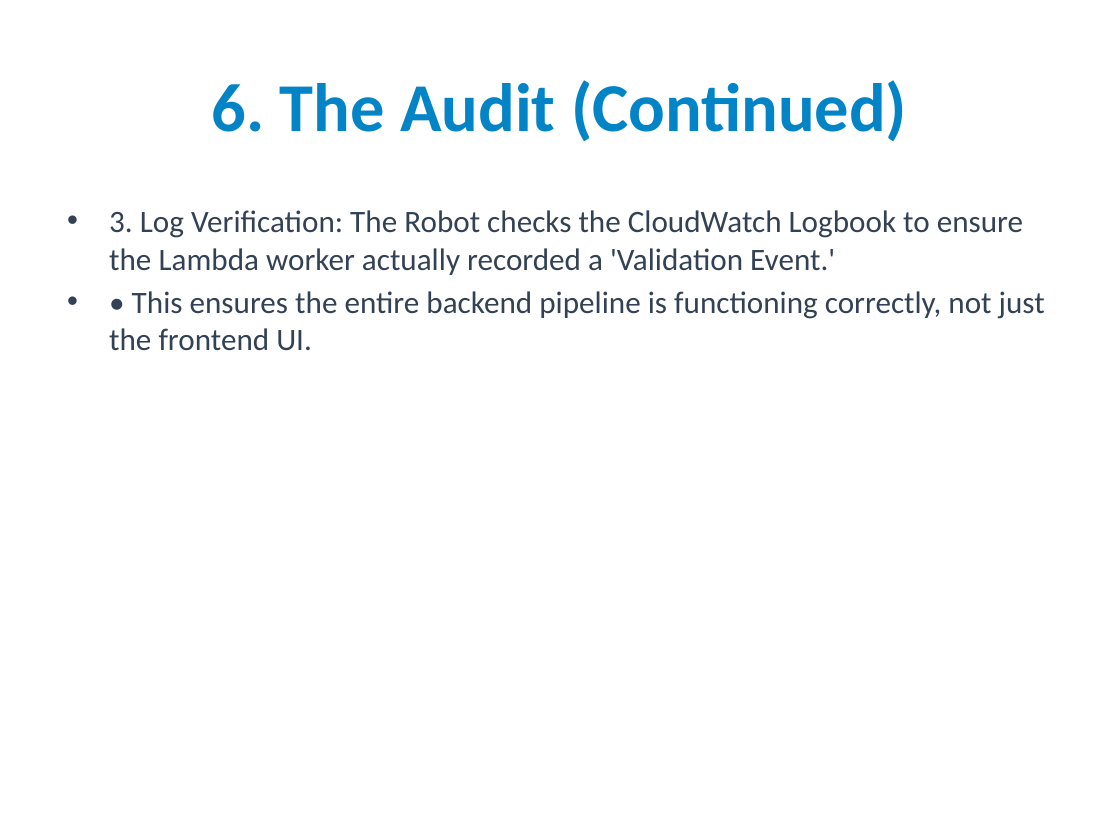
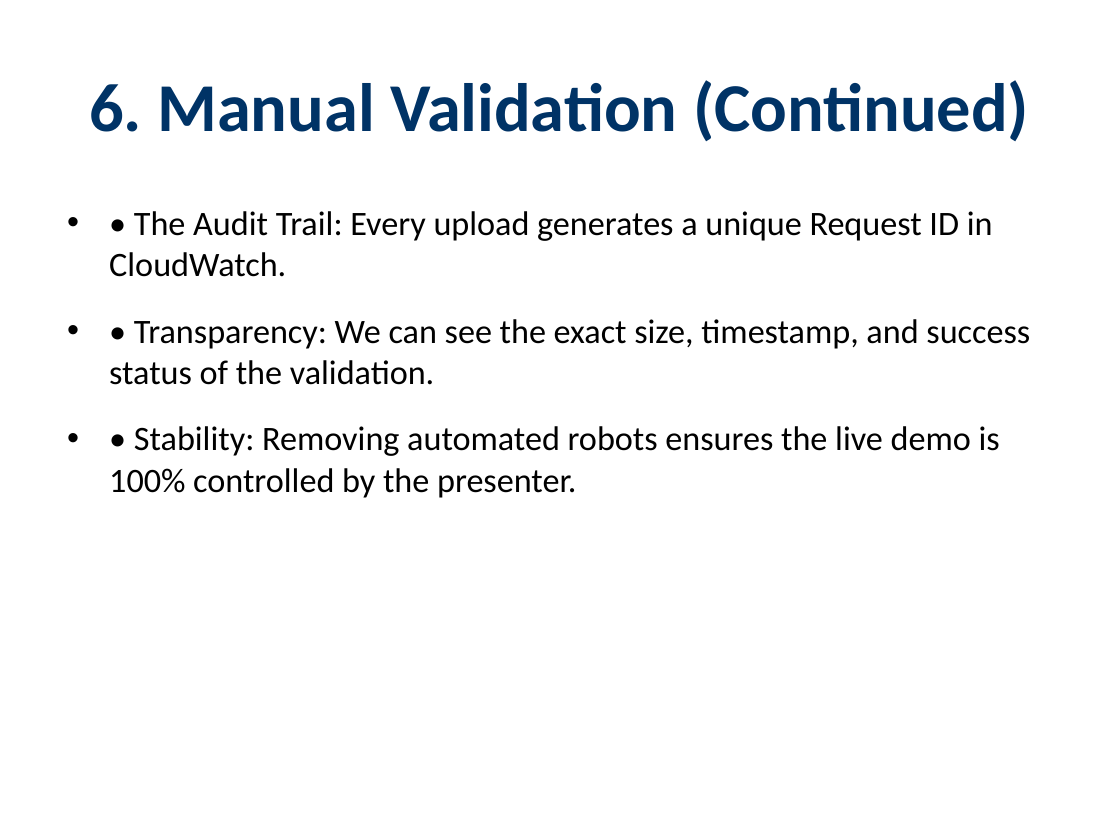
Before and after one commit to Breacher-0/AWS-EC2-local-testing-and-simulation, a slide deck: slide 12 of Ahmed_Khalil_Validation_Demo.pptx. Drawn at 1120x840 pixels with LibreOffice and Linux fonts; fonts in the diff are those of the drawing. Boxes give left, top, right and bottom in pixels: in the first picture for what was removed or moved away, otherwise in the second. Text is boxed around its words. In the diff, an @@ line names an element or a change of style, - is before the commit and + after.

```diff
--- a/Ahmed_Khalil_Validation_Demo.pptx
+++ b/Ahmed_Khalil_Validation_Demo.pptx
@@ title at [89,80,1029,141]: text changed; text colour #0284C7 to #003366 @@
-6. The Audit (Continued)
+6. Manual Validation (Continued)
@@ text at [109,211,1030,498]: text changed; size 20 to 22 pt; text colour #334155 to #000000 @@
-• 3. Log Verification: The Robot checks the CloudWatch Logbook to ensure the Lambda worker actually recorded a 'Validation Event.'
-• • This ensures the entire backend pipeline is functioning correctly, not just the frontend UI.
+• • The Audit Trail: Every upload generates a unique Request ID in CloudWatch.
+• • Transparency: We can see the exact size, timestamp, and success status of the validation.
+• • Stability: Removing automated robots ensures the live demo is 100% controlled by the presenter.
```
Also in this commit, not shown: 13 other slides changed, 1 other file.
